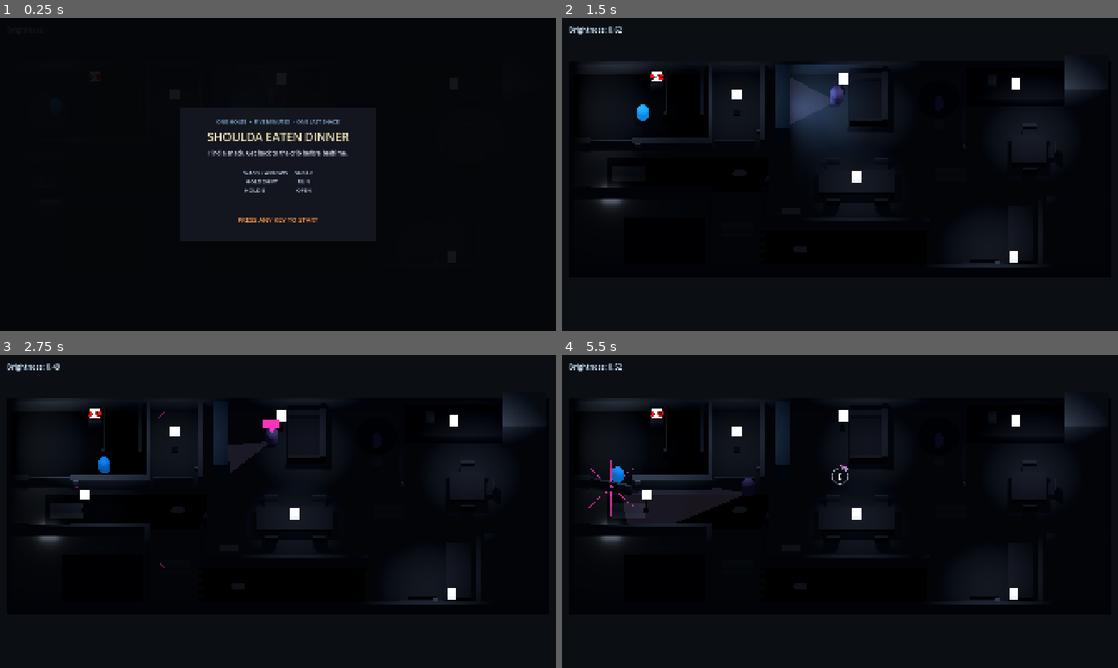
Above: before the commit, frames 1-4 (two rows, left to right).
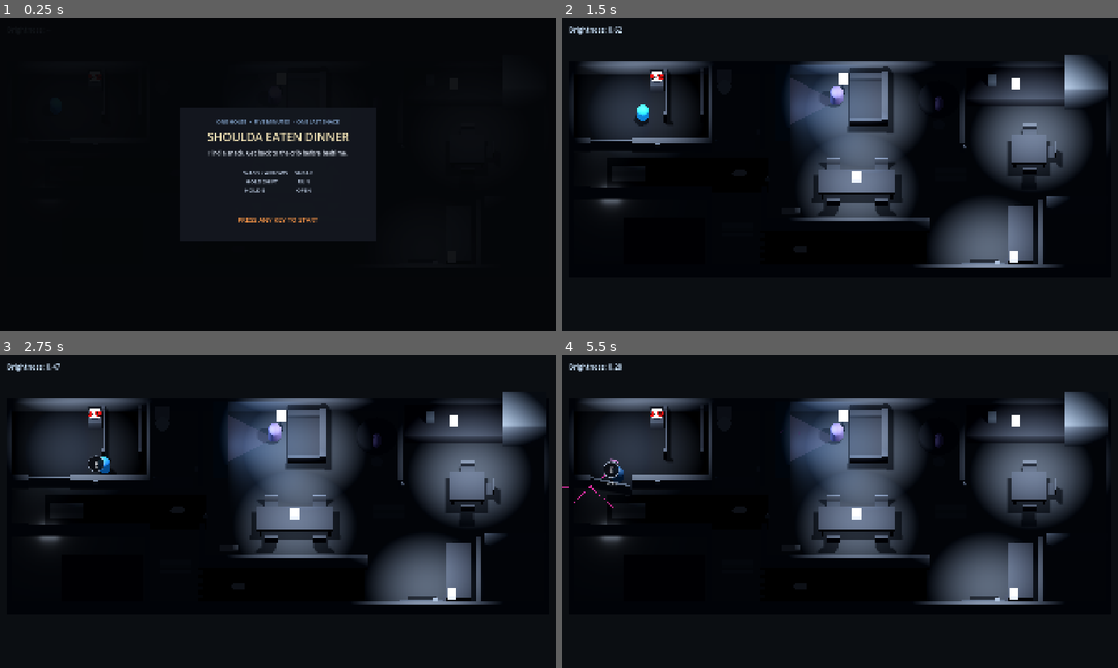
Above: after the commit, the same moments.

Repository: mrglass86/gmtk-gamejam-2026
Game: Godot game, scene res://scenes/Main.tscn
Same seed, same stepped clock (60 frames per second), same inputs: the game is played once before the commit and once after it. Sound files missing from this copy of the repository are replaced by a short silence.
Inputs (mouse positions are in pixels of both pictures, inside the frame that each line leads up to):
- Up to frame 1 (0.25 s): no input
- Up to frame 2 (1.5 s): tap Enter at 0.5 s; move the mouse to (962, 158) at 0.52 s; hold D (move_right) 0.53-1.28 s; hold E (interact) 0.53-1.28 s; click (962, 158) at 0.67 s; tap Space at 0.77 s; tap Shift (run) at 0.8, 1.35 s; move the mouse to (728, 190) at 1.27 s; hold S (move_back) from 1.28 s (still down)
- Up to frame 3 (2.75 s): tap Space at 1.52 s; tap E (interact) at 1.55 s; move the mouse to (333, 442) at 2.02 s; release S (move_back) at 2.03 s; hold D (move_right) from 2.03 s (still down); hold E (interact) from 2.03 s (still down); tap Shift (run) at 2.3 s
- Up to frame 4 (5.5 s): move the mouse to (812, 574) at 2.77 s; release D (move_right) at 2.78 s; release E (interact) at 2.78 s; hold W (move_forward) 2.78-3.53 s; tap Shift (run) at 2.85, 3.8, 4.35, 5.3 s; click (812, 574) at 2.92 s; tap Space at 3.02, 3.77, 4.52 s; tap E (interact) at 3.05, 4.55 s; move the mouse to (1006, 558) at 3.52 s; hold E (interact) 3.53-4.28 s; hold A (move_left) 3.53-5.03 s; move the mouse to (673, 464) at 4.27 s; move the mouse to (867, 511) at 5.02 s; hold S (move_back) from 5.03 s (still down); hold E (interact) from 5.03 s (still down); click (867, 511) at 5.17 s

The runs differ from the first frame. In frame 2, 24% of the frame differs, in the area x 1-99%, y 11-80%; in frame 3, 25%; in frame 4, 27%, in the area x 0-99%, y 2-80%.

Commit message:
Fix A17 acceptance issues

Diff:
--- a/game/scripts/AudioCasting.gd
+++ b/game/scripts/AudioCasting.gd
@@ -245,8 +245,14 @@
 	},
 	&"footstep_carpet_walk": {
 		"streams": [
-			preload("res://audio/original/foley/footstep_carpet_walk_01.ogg"),
-			preload("res://audio/original/foley/footstep_carpet_walk_02.ogg"),
+			preload("res://audio/cc0/footsteps/carpet_01.wav"),
+			preload("res://audio/cc0/footsteps/carpet_02.wav"),
+			preload("res://audio/cc0/footsteps/carpet_03.wav"),
+			preload("res://audio/cc0/footsteps/carpet_04.wav"),
+			preload("res://audio/cc0/footsteps/carpet_05.wav"),
+			preload("res://audio/cc0/footsteps/carpet_06.wav"),
+			preload("res://audio/cc0/footsteps/carpet_07.wav"),
+			preload("res://audio/cc0/footsteps/carpet_08.wav"),
 		],
 		"fallback": preload("res://audio/sfx/player_step_carpet.ogg"),
 		"channel": &"player_footsteps",
@@ -254,9 +260,14 @@
 	},
 	&"footstep_carpet_sprint": {
 		"streams": [
-			preload("res://audio/original/foley/footstep_carpet_sprint_01.ogg"),
-			preload("res://audio/original/foley/footstep_carpet_sprint_02.ogg"),
-			preload("res://audio/original/foley/footstep_carpet_sprint_03.ogg"),
+			preload("res://audio/cc0/footsteps/carpet_01.wav"),
+			preload("res://audio/cc0/footsteps/carpet_02.wav"),
+			preload("res://audio/cc0/footsteps/carpet_03.wav"),
+			preload("res://audio/cc0/footsteps/carpet_04.wav"),
+			preload("res://audio/cc0/footsteps/carpet_05.wav"),
+			preload("res://audio/cc0/footsteps/carpet_06.wav"),
+			preload("res://audio/cc0/footsteps/carpet_07.wav"),
+			preload("res://audio/cc0/footsteps/carpet_08.wav"),
 		],
 		"fallback": preload("res://audio/sfx/player_step_carpet.ogg"),
 		"channel": &"player_footsteps",
@@ -264,9 +275,14 @@
 	},
 	&"footstep_wood": {
 		"streams": [
-			preload("res://audio/original/foley/footstep_wood_01.ogg"),
-			preload("res://audio/original/foley/footstep_wood_02.ogg"),
-			preload("res://audio/original/foley/footstep_wood_03.ogg"),
+			preload("res://audio/cc0/footsteps/wood_01.wav"),
+			preload("res://audio/cc0/footsteps/wood_02.wav"),
+			preload("res://audio/cc0/footsteps/wood_03.wav"),
+			preload("res://audio/cc0/footsteps/wood_04.wav"),
+			preload("res://audio/cc0/footsteps/wood_05.wav"),
+			preload("res://audio/cc0/footsteps/wood_06.wav"),
+			preload("res://audio/cc0/footsteps/wood_07.wav"),
+			preload("res://audio/cc0/footsteps/wood_08.wav"),
 		],
 		"fallback": preload("res://audio/sfx/player_step_hardwood.ogg"),
 		"channel": &"player_footsteps",
--- a/game/scripts/AudioDirector.gd
+++ b/game/scripts/AudioDirector.gd
@@ -859,8 +859,7 @@
 
 
 func _get_door_hinge_position(door: DinnerDoor) -> Vector3:
-	var visual: Node3D = door.get_node_or_null(door.door_visual_path) as Node3D
-	return visual.global_position if visual != null else door.global_position
+	return door.get_hinge_global_position()
 
 
 func _select_pool_stream(pool_id: StringName) -> AudioStream:
--- a/game/scripts/Door.gd
+++ b/game/scripts/Door.gd
@@ -71,6 +71,7 @@
 
 
 func _ready() -> void:
+	add_to_group("interactable")
 	_player = get_node_or_null(player_path) as DinnerPlayer
 	_snack = get_node_or_null(snack_path) as DinnerSnack
 	_door_visual = get_node_or_null(door_visual_path) as Node3D
@@ -184,11 +185,25 @@
 	)
 
 
+func get_hold_seconds_remaining(is_rushing: bool = false) -> float:
+	var duration: float = rush_open_duration if is_rushing else sneak_open_duration
+	return maxf((1.0 - openness) * duration, 0.0)
+
+
+func get_hinge_global_position() -> Vector3:
+	return (
+		_door_visual.global_position
+		if _door_visual != null
+		else global_position
+	)
+
+
 func _can_open() -> bool:
 	return (
 		openness < 1.0
 		and _is_player_in_range()
 		and not _player.input_locked
+		and _player.is_interaction_target(self)
 		and Input.is_action_pressed("interact")
 	)
 
@@ -217,10 +232,11 @@
 	_creak_elapsed = fmod(_creak_elapsed, creak_emit_interval)
 
 	var raw_loudness: float = openness_rate * creak_loudness_per_open_rate
-	var mask: float = clampf(NoiseSystem.get_mask_at(global_position), 0.0, 1.0)
+	var hinge_position: Vector3 = get_hinge_global_position()
+	var mask: float = clampf(NoiseSystem.get_mask_at(hinge_position), 0.0, 1.0)
 	var loudness: float = raw_loudness * (1.0 - mask)
 	if loudness > 0.0:
-		NoiseSystem.emit_noise(global_position, loudness, self)
+		NoiseSystem.emit_noise(hinge_position, loudness, self)
 
 
 func _register_fridge_light() -> void:
--- a/game/scripts/InteractHUD.gd
+++ b/game/scripts/InteractHUD.gd
@@ -5,13 +5,17 @@
 ## their public openness value; instant switches intentionally never draw it.
 
 @export var player_path: NodePath = NodePath("../../Player")
-@export var prompt_offset: Vector2 = Vector2(0.0, -122.0)
+@export var prompt_offset: Vector2 = Vector2(0.0, -30.0)
+@export var world_anchor_height: float = 1.1
 @export var prompt_radius: float = 27.0
 
 var _player: DinnerPlayer
 var _nearest: Node3D
 var _show_progress: bool = false
 var _progress: float = 0.0
+var _seconds_remaining: float = 0.0
+var _prompt_center: Vector2
+var _has_screen_anchor: bool = false
 
 
 func _ready() -> void:
@@ -21,7 +25,11 @@
 
 
 func _process(_delta: float) -> void:
-	_nearest = _find_nearest_interactable()
+	_nearest = (
+		_player.get_nearest_interactable()
+		if _player != null
+		else null
+	)
 	_show_progress = (
 		_nearest is DinnerDoor
 		and Input.is_action_pressed("interact")
@@ -31,14 +39,27 @@
 		if _show_progress
 		else 0.0
 	)
-	visible = _nearest != null and _player != null and not _player.input_locked
+	_seconds_remaining = (
+		(_nearest as DinnerDoor).get_hold_seconds_remaining(
+			Input.is_action_pressed("run")
+		)
+		if _show_progress
+		else 0.0
+	)
+	_has_screen_anchor = _update_prompt_center()
+	visible = (
+		_nearest != null
+		and _player != null
+		and not _player.input_locked
+		and _has_screen_anchor
+	)
 	queue_redraw()
 
 
 func _draw() -> void:
 	if not visible:
 		return
-	var center: Vector2 = size * 0.5 + prompt_offset
+	var center: Vector2 = _prompt_center
 	draw_circle(center, prompt_radius, Color(0.035, 0.045, 0.065, 0.88))
 	draw_arc(
 		center,
@@ -72,22 +93,47 @@
 		25,
 		Color("#f0f3f8")
 	)
+	if _show_progress:
+		var seconds_text: String = "%.1fs" % _seconds_remaining
+		var seconds_size: Vector2 = font.get_string_size(
+			seconds_text,
+			HORIZONTAL_ALIGNMENT_LEFT,
+			-1,
+			19
+		)
+		draw_string(
+			font,
+			center + Vector2(-seconds_size.x * 0.5, prompt_radius + 27.0),
+			seconds_text,
+			HORIZONTAL_ALIGNMENT_LEFT,
+			-1,
+			19,
+			Color("#f0f3f8")
+		)
 
 
-func _find_nearest_interactable() -> Node3D:
-	if _player == null:
-		return null
-	var best: Node3D
-	var best_distance: float = INF
-	for candidate: Node in get_tree().get_nodes_in_group("interactable"):
-		if not candidate is Node3D:
-			continue
-		var interactable: Node3D = candidate as Node3D
-		var radius: float = float(interactable.get("interaction_radius"))
-		var distance: float = _player.global_position.distance_to(
-			interactable.global_position
-		)
-		if distance <= radius and distance < best_distance:
-			best = interactable
-			best_distance = distance
-	return best
+func get_current_interactable() -> Node3D:
+	return _nearest
+
+
+func get_prompt_center() -> Vector2:
+	return _prompt_center
+
+
+func get_seconds_remaining() -> float:
+	return _seconds_remaining
+
+
+func _update_prompt_center() -> bool:
+	if _nearest == null:
+		return false
+	var camera: Camera3D = get_viewport().get_camera_3d()
+	if camera == null:
+		return false
+	var world_anchor: Vector3 = (
+		_nearest.global_position + Vector3.UP * world_anchor_height
+	)
+	if camera.is_position_behind(world_anchor):
+		return false
+	_prompt_center = camera.unproject_position(world_anchor) + prompt_offset
+	return true
--- a/game/scripts/LevelBuilder.gd
+++ b/game/scripts/LevelBuilder.gd
@@ -13,7 +13,8 @@
 @export var failsafe_floor_thickness: float = 0.2
 @export var failsafe_floor_size: Vector2 = Vector2(30.0, 12.8)
 @export var prop_height: float = 0.8
-@export var lamp_energy: float = 2.2
+@export var lamp_energy: float = 32.0
+@export var area_light_energy: float = 2.2
 @export_range(5.5, 6.0) var lamp_range: float = 5.8
 @export_range(0.0, 10.0) var omni_visual_attenuation: float = 2.0
 @export var omni_source_height: float = 4.5
@@ -106,6 +107,7 @@
 	_add_kitchen_table()
 	_add_kitchen_bowl()
 	_add_dining_table()
+	_add_toilet()
 	_add_prop("AdultBed", Vector3(-9.8, 0.4, 4.75), Vector3(4.6, 0.8, 3.1), prop_color)
 	_add_prop("HallShelf", Vector3(10.1, 0.55, 4.35), Vector3(1.4, 1.1, 3.5), prop_color)
 	_add_prop("AdultDoorPanel", Vector3(-12.75, 0.6, 1.5), Vector3(2.3, 1.2, 0.12), wall_color)
@@ -165,11 +167,14 @@
 	_add_omni(
 		"BathroomLampVisual",
 		"bathroom",
-		Vector3(-5.75, 2.15, -3.9),
+		Vector3(-5.75, 1.12, -3.9),
 		0.78,
 		0.0,
 		-1.0,
-		Vector3(-5.75, 4.5, -3.9)
+		Vector3(-5.75, 4.5, -3.9),
+		Vector3.ZERO,
+		false,
+		&"ceiling_disc"
 	)
 	_add_omni(
 		"HallDoorLampVisual",
@@ -222,12 +227,12 @@
 		&"bathroom",
 		Vector3(-4.48, 1.0, -2.15),
 		"BathroomLampVisual",
-		true
+		false
 	)
 	_add_world_switch(
 		"KidHallSwitch",
 		&"kid_hall",
-		Vector3(-11.25, 1.0, -1.34),
+		Vector3(-10.15, 1.0, -1.34),
 		"HallDoorLampVisual",
 		false
 	)
@@ -591,6 +596,36 @@
 	add_child(table)
 
 
+func _add_toilet() -> void:
+	var toilet: StaticBody3D = StaticBody3D.new()
+	toilet.name = "BathroomToilet"
+	toilet.position = Vector3(-6.45, 0.0, -5.55)
+	toilet.add_to_group("nav_source")
+	_add_box_collision(
+		toilet,
+		Vector3(0.9, 0.78, 1.2),
+		Vector3(0.0, 0.39, 0.0)
+	)
+	_add_box_visual_part(
+		toilet,
+		"Tank",
+		Vector3(0.0, 0.55, -0.37),
+		Vector3(0.78, 0.72, 0.38),
+		Color("#aeb8c4")
+	)
+	var bowl: MeshInstance3D = MeshInstance3D.new()
+	bowl.name = "Bowl"
+	bowl.position = Vector3(0.0, 0.28, 0.22)
+	var bowl_mesh: CylinderMesh = CylinderMesh.new()
+	bowl_mesh.top_radius = 0.38
+	bowl_mesh.bottom_radius = 0.32
+	bowl_mesh.height = 0.38
+	bowl.mesh = bowl_mesh
+	bowl.material_override = _make_material(Color("#c3ccd6"))
+	toilet.add_child(bowl)
+	add_child(toilet)
+
+
 func _add_omni(
 	node_name: String,
 	zone: String,
@@ -600,12 +635,16 @@
 	range_override: float = -1.0,
 	light_world_position: Vector3 = Vector3.ZERO,
 	analytic_floor_position: Vector3 = Vector3.ZERO,
-	starts_enabled: bool = true
+	starts_enabled: bool = true,
+	fixture_style: StringName = &"lamp"
 ) -> void:
 	var fixture: Node3D = Node3D.new()
 	fixture.name = node_name
 	fixture.position = Vector3(position_value.x, 0.0, position_value.z)
-	_add_fixture_visual(fixture, position_value.y, fixture_base_height)
+	if fixture_style == &"ceiling_disc":
+		_add_ceiling_fixture_visual(fixture, position_value.y)
+	else:
+		_add_fixture_visual(fixture, position_value.y, fixture_base_height)
 
 	var light: OmniLight3D = OmniLight3D.new()
 	light.name = "Light"
@@ -717,6 +756,29 @@
 	)
 
 
+func _add_ceiling_fixture_visual(
+	fixture: Node3D,
+	source_height: float
+) -> void:
+	var shade: MeshInstance3D = MeshInstance3D.new()
+	shade.name = "Shade"
+	shade.position = Vector3(0.0, source_height, 0.0)
+	shade.cast_shadow = GeometryInstance3D.SHADOW_CASTING_SETTING_OFF
+	var disc: CylinderMesh = CylinderMesh.new()
+	disc.top_radius = 0.36
+	disc.bottom_radius = 0.36
+	disc.height = 0.08
+	shade.mesh = disc
+	var material: StandardMaterial3D = StandardMaterial3D.new()
+	material.albedo_color = fixture_glow_color
+	material.roughness = 0.7
+	material.emission_enabled = true
+	material.emission = fixture_glow_color
+	material.emission_energy_multiplier = fixture_emission_energy
+	shade.material_override = material
+	fixture.add_child(shade)
+
+
 func _add_fixture_part(
 	parent: Node3D,
 	part_name: String,
@@ -755,7 +817,7 @@
 	glow.position = position_value
 	glow.rotation_degrees = rotation_degrees_value
 	glow.light_color = color
-	glow.light_energy = lamp_energy * energy_scale
+	glow.light_energy = area_light_energy * energy_scale
 	glow.shadow_enabled = false
 	add_child(glow)
 
--- a/game/scripts/Main.gd
+++ b/game/scripts/Main.gd
@@ -78,6 +78,9 @@
 	if OS.get_cmdline_user_args().has("--verify-a16"):
 		_verify_a16_world_pack()
 		return
+	if OS.get_cmdline_user_args().has("--verify-a17"):
+		_verify_a17_acceptance_fixes()
+		return
 	if OS.get_cmdline_user_args().has("--verify-audio"):
 		_verify_audio_pass()
 		return
@@ -1195,7 +1198,7 @@
 		$Level/NavigationRegion3D as NavigationRegion3D
 	).navigation_mesh
 	var navigation_polygon_count: int = navigation_mesh.get_polygon_count()
-	assert(navigation_polygon_count == 150)
+	assert(navigation_polygon_count >= 150)
 	var navigation_map: RID = get_world_3d().navigation_map
 	var route_path: PackedVector3Array = NavigationServer3D.map_get_path(
 		navigation_map,
@@ -1304,7 +1307,7 @@
 	)
 	var configured_energy: float = float(level.get("lamp_energy"))
 	assert(is_equal_approx(configured_attenuation, 2.0))
-	assert(is_equal_approx(configured_energy, 2.2))
+	assert(configured_energy > 2.2)
 
 	var fixture_names: PackedStringArray = [
 		"KidLampVisual",
@@ -1466,7 +1469,7 @@
 		for node: Node in switches:
 			if node.get("switch_id") == switch_id:
 				found = true
-				assert(is_equal_approx(float(node.get("click_loudness")), 1.5))
+				assert(is_equal_approx(float(node.get("click_loudness")), 0.8))
 				assert(node.get_node("Click") is AudioStreamPlayer3D)
 		assert(found, "Missing A16 switch %s." % switch_id)
 	var kid_hall_switch: DinnerWorldSwitch = (
@@ -1585,6 +1588,192 @@
 		+ "inverse-square practicals, south-sweep fridge, positional SFX, "
 		+ "interaction HUD, TV notes, and dressed hazard/pet props."
 	)
+	get_tree().quit()
+
+
+func _verify_a17_acceptance_fixes() -> void:
+	get_tree().paused = false
+	for settle_frame: int in range(12):
+		await get_tree().physics_frame
+
+	var level: Node3D = $Level as Node3D
+	var environment: Environment = (
+		$WorldEnvironment as WorldEnvironment
+	).environment
+	assert(not has_node("Sun"))
+	assert(is_equal_approx(environment.ambient_light_energy, 0.05))
+	assert(is_equal_approx(float(level.get("omni_visual_attenuation")), 2.0))
+	assert(is_equal_approx(float(level.get("lamp_energy")), 32.0))
+	assert(is_equal_approx(float(level.get("area_light_energy")), 2.2))
+	for fixture_name: String in [
+		"KidLampVisual",
+		"LivingLampVisual",
+		"KitchenLampVisual",
+		"MidLampVisual",
+		"AlcoveLampVisual",
+	]:
+		var light: OmniLight3D = (
+			level.get_node("%s/Light" % fixture_name) as OmniLight3D
+		)
+		assert(is_equal_approx(light.omni_attenuation, 2.0))
+		assert(light.light_energy >= 4.4)
+
+	for pool_id: StringName in [
+		&"footstep_carpet_walk",
+		&"footstep_carpet_sprint",
+		&"footstep_wood",
+	]:
+		var pool: Dictionary = DinnerAudioCasting.POOLS[pool_id] as Dictionary
+		var streams: Array = pool["streams"] as Array
+		assert(streams.size() >= 8)
+		for stream: AudioStream in streams:
+			assert(
+				stream.resource_path.begins_with(
+					"res://audio/cc0/footsteps/"
+				)
+			)
+	var parent_pool: Dictionary = (
+		DinnerAudioCasting.POOLS[&"parent_footstep"] as Dictionary
+	)
+	assert(
+		(parent_pool["streams"] as Array)[0].resource_path.begins_with(
+			"res://audio/original/foley/"
+		)
+	)
+
+	var audio_director: DinnerAudioDirector = (
+		$AudioDirector as DinnerAudioDirector
+	)
+	for candidate: Node in get_tree().get_nodes_in_group("interactable"):
+		if candidate is DinnerDoor:
+			var door: DinnerDoor = candidate as DinnerDoor
+			assert(
+				audio_director.call("_get_door_hinge_position", door)
+				.distance_to(door.get_hinge_global_position()) < 0.001
+			)
+
+	var player: DinnerPlayer = $Player as DinnerPlayer
+	var bedroom_door: DinnerDoor = $BedroomDoor as DinnerDoor
+	var kid_switch: DinnerWorldSwitch = (
+		$Level/KidHallSwitch as DinnerWorldSwitch
+	)
+	assert(
+		bedroom_door.global_position.distance_to(kid_switch.global_position)
+		> 2.5
+	)
+	var saved_player_position: Vector3 = player.global_position
+	var saved_input_locked: bool = player.input_locked
+	var saved_switch_state: bool = kid_switch.is_on
+	var saved_openness: float = bedroom_door.openness
+	player.input_locked = false
+	player.global_position = (
+		bedroom_door.global_position + kid_switch.global_position
+	) * 0.5
+	assert(
+		player.get_nearest_interactable() == bedroom_door,
+		"Door must outrank a switch at equal interaction distance."
+	)
+	var press: InputEventAction = InputEventAction.new()
+	press.action = &"interact"
+	press.pressed = true
+	kid_switch.call("_unhandled_input", press)
+	assert(
+		kid_switch.is_on == saved_switch_state,
+		"A door-targeted press also toggled the nearby switch."
+	)
+
+	var hud: DinnerInteractHUD = $GameFlow/InteractHUD as DinnerInteractHUD
+	player.global_position = kid_switch.global_position + Vector3(0.0, -0.4, 0.0)
+	hud.call("_process", 0.0)
+	assert(hud.visible)
+	assert(hud.get_current_interactable() == kid_switch)
+	var camera: Camera3D = get_viewport().get_camera_3d()
+	var expected_switch_center: Vector2 = camera.unproject_position(
+		kid_switch.global_position + Vector3.UP * hud.world_anchor_height
+	) + hud.prompt_offset
+	assert(hud.get_prompt_center().distance_to(expected_switch_center) < 0.1)
+
+	player.global_position = bedroom_door.global_position + Vector3.UP * 0.6
+	bedroom_door.openness = 0.4
+	Input.action_press("interact")
+	hud.call("_process", 0.0)
+	assert(hud.get_current_interactable() == bedroom_door)
+	assert(is_equal_approx(hud.get_seconds_remaining(), 3.0))
+	Input.action_release("interact")
+	bedroom_door.openness = saved_openness
+	bedroom_door.call("_apply_visual")
+	kid_switch.set_state(saved_switch_state, false)
+	player.global_position = saved_player_position
+	player.input_locked = saved_input_locked
+
+	for switch: Node in get_tree().get_nodes_in_group("world_switch"):
+		assert(is_equal_approx(float(switch.get("click_loudness")), 0.8))
+
+	var bathroom_fixture: Node3D = $Level/BathroomLampVisual as Node3D
+	var bathroom_switch: DinnerWorldSwitch = (
+		$Level/BathroomSwitch as DinnerWorldSwitch
+	)
+	assert(not bathroom_fixture.visible)
+	assert(not bathroom_switch.is_on)
+	var bathroom_shade: MeshInstance3D = (
+		$Level/BathroomLampVisual/Shade as MeshInstance3D
+	)
+	assert(bathroom_shade.mesh is CylinderMesh)
+	assert(bathroom_shade.position.y <= 1.2)
+	assert(
+		bathroom_fixture.find_children(
+			"*",
+			"MeshInstance3D",
+			true,
+			false
+		).size() == 1
+	)
+
+	var toilet: StaticBody3D = $Level/BathroomToilet as StaticBody3D
+	assert(($Level/BathroomToilet/Tank as MeshInstance3D).mesh is BoxMesh)
+	assert(($Level/BathroomToilet/Bowl as MeshInstance3D).mesh is CylinderMesh)
+	assert(
+		toilet.find_children(
+			"*",
+			"CollisionShape3D",
+			true,
+			false
+		).size() == 1
+	)
+	var nav_region: NavigationRegion3D = (
+		$Level/NavigationRegion3D as NavigationRegion3D
+	)
+	var polygon_count: int = nav_region.navigation_mesh.get_polygon_count()
+	assert(polygon_count > 0)
+
+	print(
+		(
+			"A17 metrics: lamp energy=%.1f, attenuation=%.1f, "
+			+ "ambient=%.2f, footsteps=%d carpet/%d wood, nav=%d polygons."
+		)
+		% [
+			float(level.get("lamp_energy")),
+			float(level.get("omni_visual_attenuation")),
+			environment.ambient_light_energy,
+			(
+				DinnerAudioCasting.POOLS[
+					&"footstep_carpet_walk"
+				]["streams"] as Array
+			).size(),
+			(
+				DinnerAudioCasting.POOLS[
+					&"footstep_wood"
+				]["streams"] as Array
+			).size(),
+			polygon_count,
+		]
+	)
+	print(
+		"A17 verification passed: brighter practical pools, CC0 player steps, "
+		+ "hinge audio, exclusive anchored interaction, quiet switches, and "
+		+ "the dark-start bathroom/toilet pass."
+	)
+	await _settle_verification_audio()
 	get_tree().quit()
 
 
--- a/game/scripts/PhaseDirector.gd
+++ b/game/scripts/PhaseDirector.gd
@@ -59,6 +59,7 @@
 
 func apply_phase(current_phase: int) -> void:
 	var clamped_phase: int = clampi(current_phase, 0, 4)
+	var bathroom_enabled: bool = _get_switch_state(&"bathroom", false)
 	var hall_door_enabled: bool = _get_switch_state(&"kid_hall", false)
 	LightSystem.set_zone_enabled("bedroom", true)
 	LightSystem.set_zone_enabled("bathroom", true)
@@ -75,9 +76,10 @@
 	_set_level_node_visible("KitchenLampVisual", clamped_phase < 3)
 	_set_level_node_visible("MidLampVisual", clamped_phase < 4)
 	_set_level_node_visible("AlcoveLampVisual", clamped_phase < 4)
-	_set_level_node_visible("BathroomLampVisual", true)
-	# The kid-door hall practical is player/parent controlled and starts dark.
-	# It is not part of the countdown hall-zone sweep.
+	# These two practicals are switch controlled and are not part of the
+	# countdown zone sweep.
+	LightSystem.set_light_enabled("BathroomLampVisual", bathroom_enabled)
+	_set_level_node_visible("BathroomLampVisual", bathroom_enabled)
 	LightSystem.set_light_enabled("HallDoorLampVisual", hall_door_enabled)
 	_set_level_node_visible("HallDoorLampVisual", hall_door_enabled)
 	if _tv_glow != null and clamped_phase < 2:
--- a/game/scripts/Player.gd
+++ b/game/scripts/Player.gd
@@ -5,6 +5,8 @@
 ## LightSystem and NoiseSystem are locked autoload interfaces (brief section 3).
 
 signal snack_carrying_changed(carrying: bool)
+
+const INTERACTION_TIE_EPSILON: float = 0.001
 
 @export_group("Movement")
 @export var sneak_speed: float = 1.7
@@ -121,6 +123,40 @@
 	carrying_snack = carrying
 	_snack_noise_elapsed = 0.0
 	snack_carrying_changed.emit(carrying_snack)
+
+
+func get_nearest_interactable() -> Node3D:
+	if input_locked:
+		return null
+	var best: Node3D
+	var best_distance: float = INF
+	var best_priority: int = -1
+	for candidate: Node in get_tree().get_nodes_in_group("interactable"):
+		var interactable: Node3D = candidate as Node3D
+		if interactable == null:
+			continue
+		var radius: float = float(interactable.get("interaction_radius"))
+		var distance: float = global_position.distance_to(
+			interactable.global_position
+		)
+		if distance > radius:
+			continue
+		var priority: int = 1 if interactable is DinnerDoor else 0
+		if (
+			distance < best_distance - INTERACTION_TIE_EPSILON
+			or (
+				absf(distance - best_distance) <= INTERACTION_TIE_EPSILON
+				and priority > best_priority
+			)
+		):
+			best = interactable
+			best_distance = distance
+			best_priority = priority
+	return best
+
+
+func is_interaction_target(candidate: Node3D) -> bool:
+	return candidate != null and get_nearest_interactable() == candidate
 
 
 func _apply_movement(delta: float) -> void:
--- a/game/scripts/WorldSwitch.gd
+++ b/game/scripts/WorldSwitch.gd
@@ -13,7 +13,7 @@
 @export var target_fixture_path: NodePath
 @export var starts_on: bool = true
 @export var interaction_radius: float = 1.45
-@export var click_loudness: float = 1.5
+@export var click_loudness: float = 0.8
 @export var click_volume_db: float = -5.0
 
 var is_on: bool = true
@@ -45,7 +45,7 @@
 		return
 	if _player == null or _player.input_locked:
 		return
-	if _player.global_position.distance_to(global_position) > interaction_radius:
+	if not _player.is_interaction_target(self):
 		return
 	set_state(not is_on, true)
 	get_viewport().set_input_as_handled()
Not shown, added: game/audio/cc0/footsteps/carpet_01.wav.import
Not shown, added: game/audio/cc0/footsteps/carpet_02.wav.import
Not shown, added: game/audio/cc0/footsteps/carpet_03.wav.import
Not shown, added: game/audio/cc0/footsteps/carpet_04.wav.import
Not shown, added: game/audio/cc0/footsteps/carpet_05.wav.import
Not shown, added: game/audio/cc0/footsteps/carpet_06.wav.import
Not shown, added: game/audio/cc0/footsteps/carpet_07.wav.import
Not shown, added: game/audio/cc0/footsteps/carpet_08.wav.import
Not shown, added: game/audio/cc0/footsteps/wood_01.wav.import
Not shown, added: game/audio/cc0/footsteps/wood_02.wav.import
Not shown, added: game/audio/cc0/footsteps/wood_03.wav.import
Not shown, added: game/audio/cc0/footsteps/wood_04.wav.import
(and 22 more such lines)
